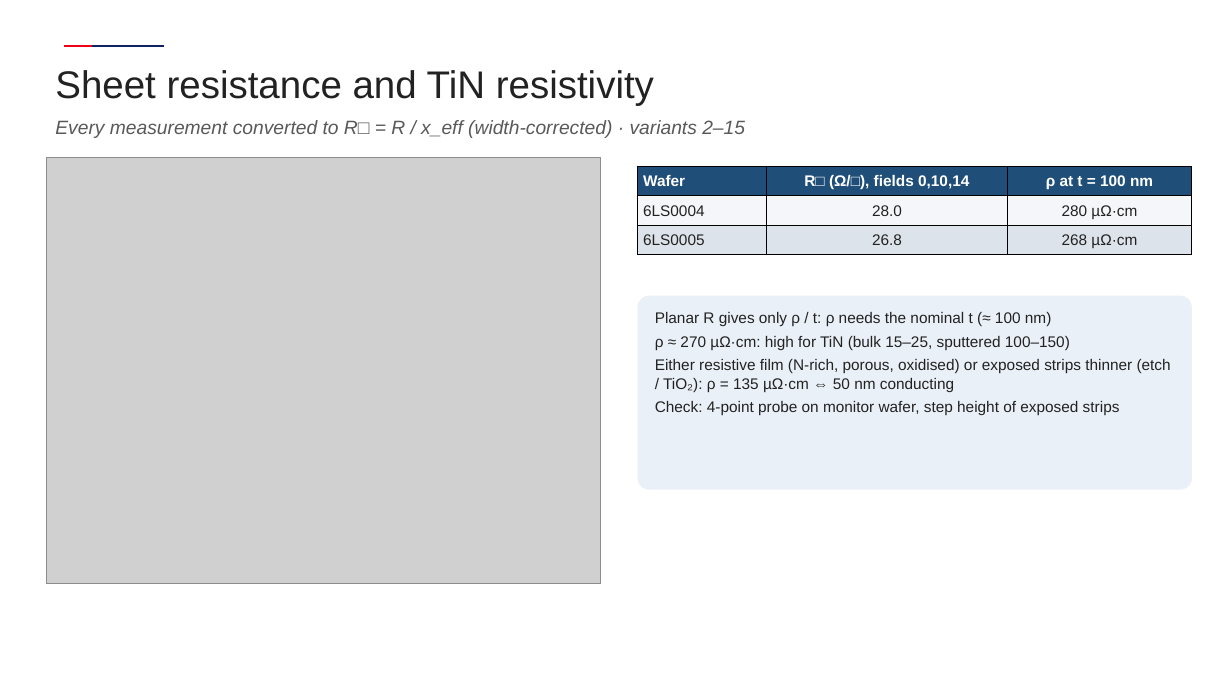
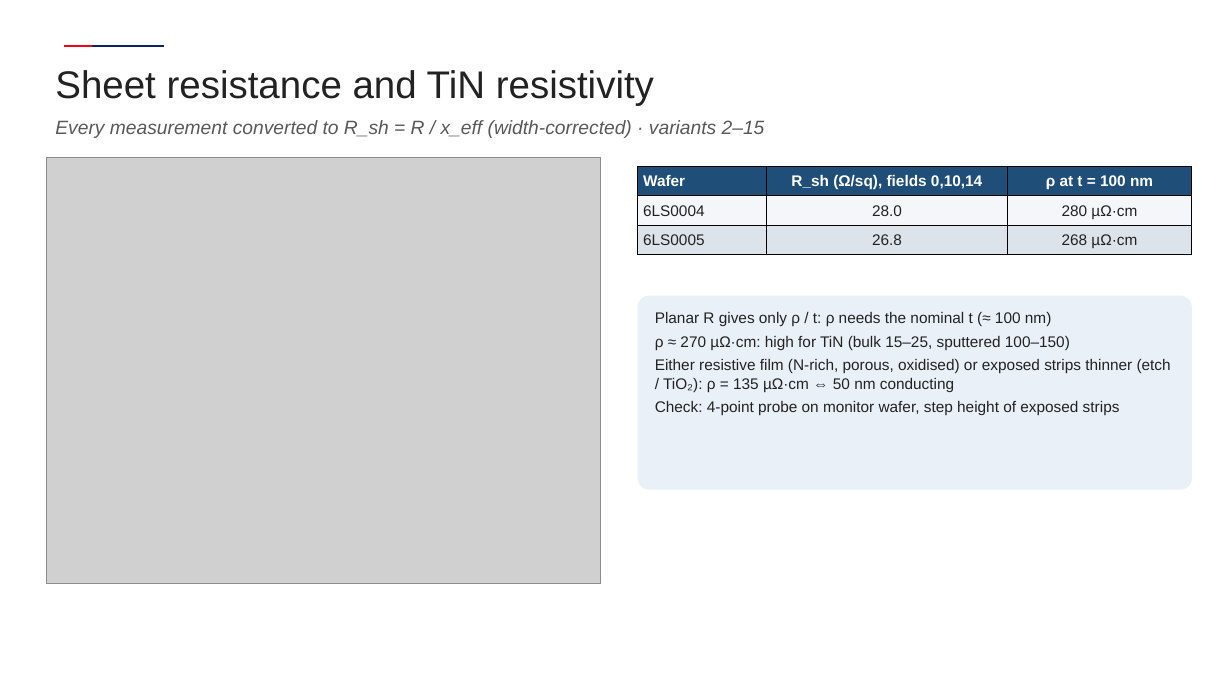
Before and after one commit to andreimuresian/claude, a slide deck: slide 4 of results/term_meas/TiN_terminations_AFR.pptx. Drawn at 1232x693 pixels with LibreOffice and Linux fonts; fonts in the diff are those of the drawing; grey boxes stand for pictures; background and template pictures are left out. Boxes give left, top, right and bottom in pixels: in the first picture for what was removed or moved away, otherwise in the second. Text is boxed around its words. In the diff, an @@ line names an element or a change of style, - is before the commit and + after.

```diff
--- a/results/term_meas/TiN_terminations_AFR.pptx
+++ b/results/term_meas/TiN_terminations_AFR.pptx
@@ text at box(55, 120, 765, 138): text changed @@
-Every measurement converted to R□ = R / x_eff (width-corrected) · variants 2–15
+Every measurement converted to R_sh = R / x_eff (width-corrected) · variants 2–15
@@ table at box(638, 166, 1192, 255) @@
-row 1, column 2: R□ (Ω/□), fields 0,10,14
+row 1, column 2: R_sh (Ω/sq), fields 0,10,14
```
Also in this commit, not shown: 3 other slides changed, 9 other files.
